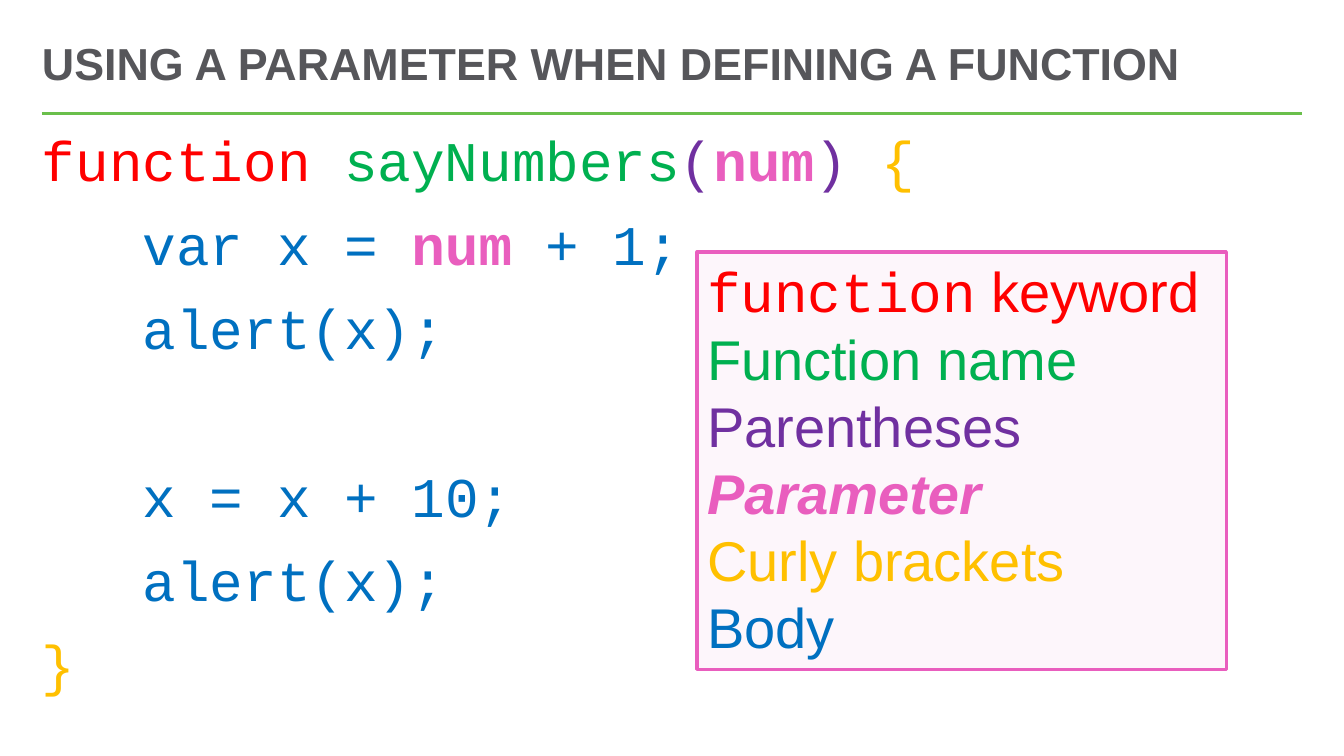
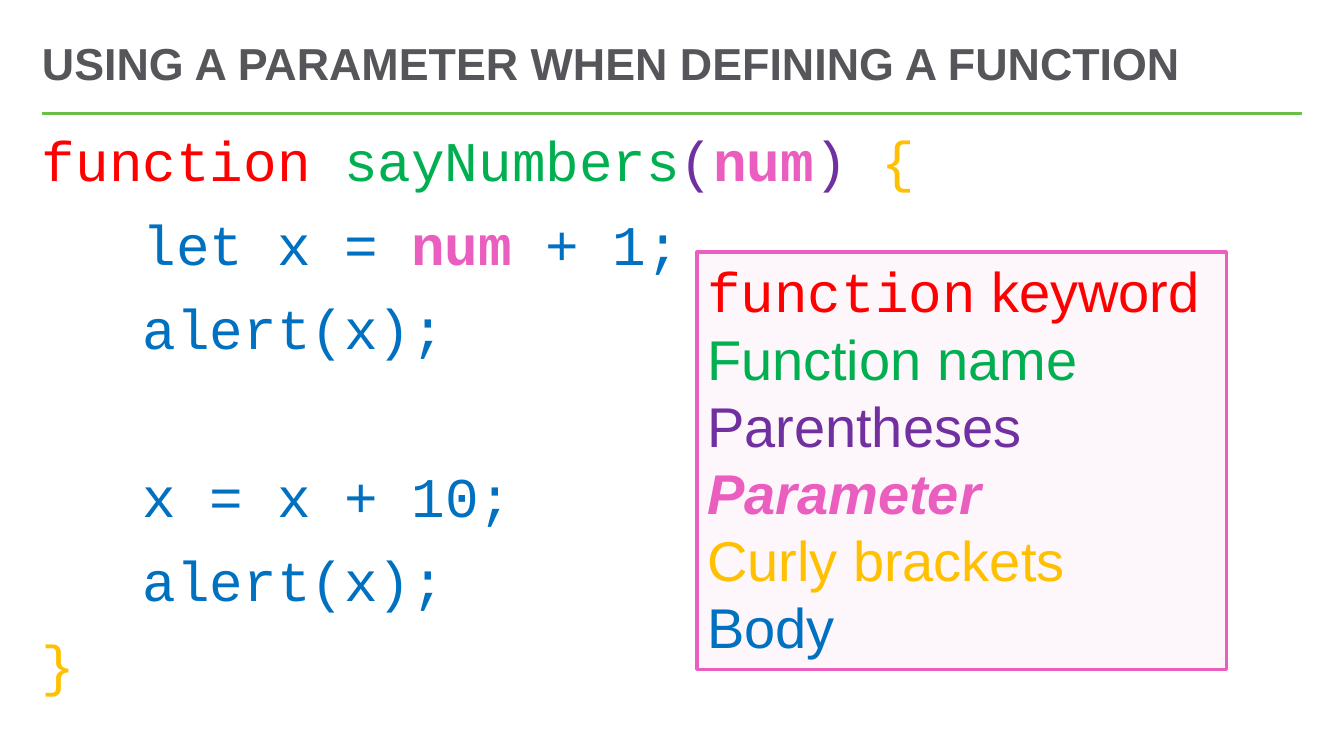
Before and after one commit to hytechclub/web-102, a slide deck: slide 7 of Week08/FunctionParameters.pptx. Drawn at 1344x756 pixels with LibreOffice and Linux fonts; fonts in the diff are those of the drawing. Boxes give left, top, right and bottom in pixels: in the first picture for what was removed or moved away, otherwise in the second. Text is boxed around its words. In the diff, an @@ line names an element or a change of style, - is before the commit and + after.

```diff
--- a/Week08/FunctionParameters.pptx
+++ b/Week08/FunctionParameters.pptx
@@ text at [143,225,680,275]: text changed @@
-var x = num + 1;
+let x = num + 1;
```
Also in this commit, not shown: 6 other slides changed, 5 slides added.
